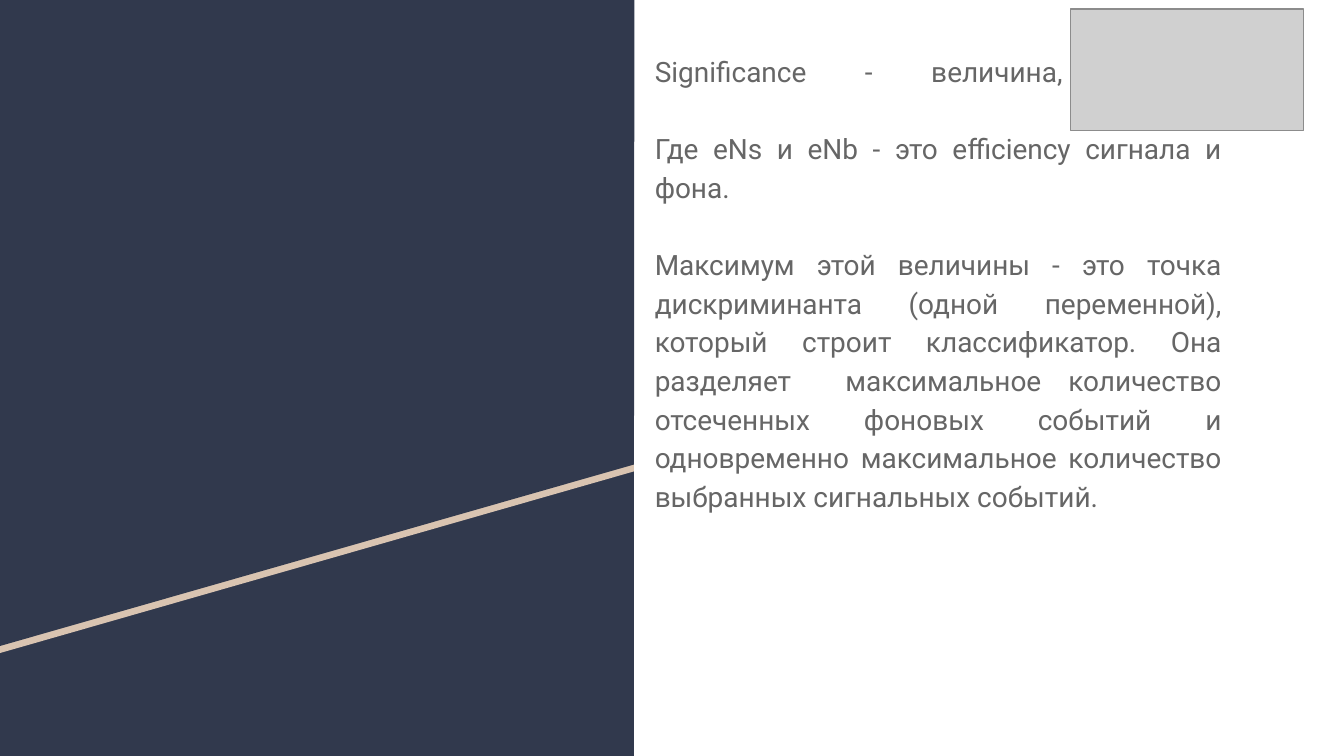
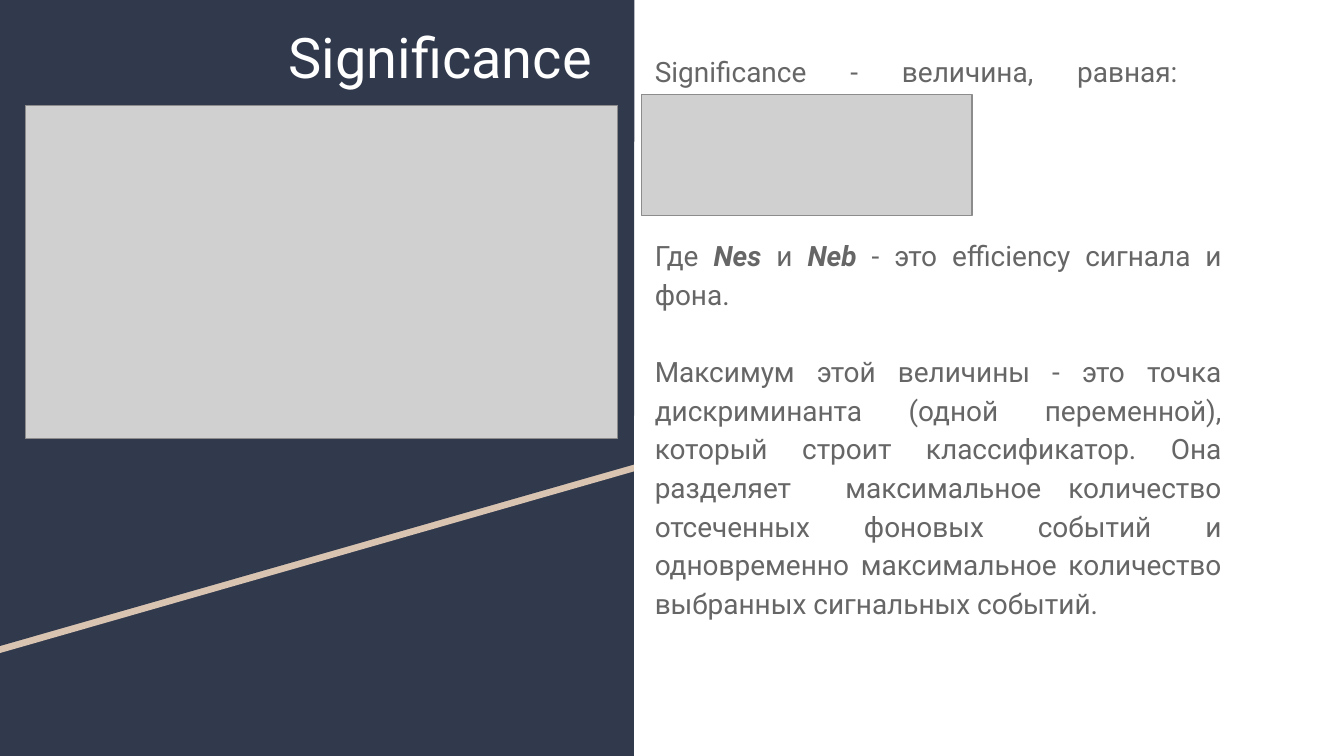
Before and after one commit to AlexanderUzunyan/TestProject, a slide deck: slide 17 of neuro/doc/TMVA.odp. Drawn at 1344x756 pixels with LibreOffice and Linux fonts; fonts in the diff are those of the drawing; grey boxes stand for pictures. Boxes give left, top, right and bottom in pixels: in the first picture for what was removed or moved away, otherwise in the second. Text is boxed around its words. In the diff, an @@ line names an element or a change of style, - is before the commit and + after.

```diff
--- a/neuro/doc/TMVA.odp
+++ b/neuro/doc/TMVA.odp
@@ title added at [288,35,591,90], 30 pt, text #FFFFFF @@
+Significance
@@ text at [655,61,1222,620]: text changed @@
-Significance - величина, равная:
-Где eNs и eNb - это efficiency сигнала и фона.
-Максимум этой величины - это точка дискриминанта (одной переменной), который строит классификатор. Она разделяет максимальное количество отсеченных фоновых событий и одновременно максимальное количество выбранных сигнальных событий.
+Significance - величина, равная:
+Где Nes и Neb - это efficiency сигнала и фона.
+Максимум этой величины - это точка дискриминанта (одной переменной), который строит классификатор. Она разделяет максимальное количество отсеченных фоновых событий и одновременно максимальное количество выбранных сигнальных событий.
@@ picture added at [26,105,618,438] @@
@@ picture: place and size @@
-picture at [1070,9,1304,130]
+picture at [641,95,972,216]
```
Also in this commit, not shown: 15 other slides changed.
